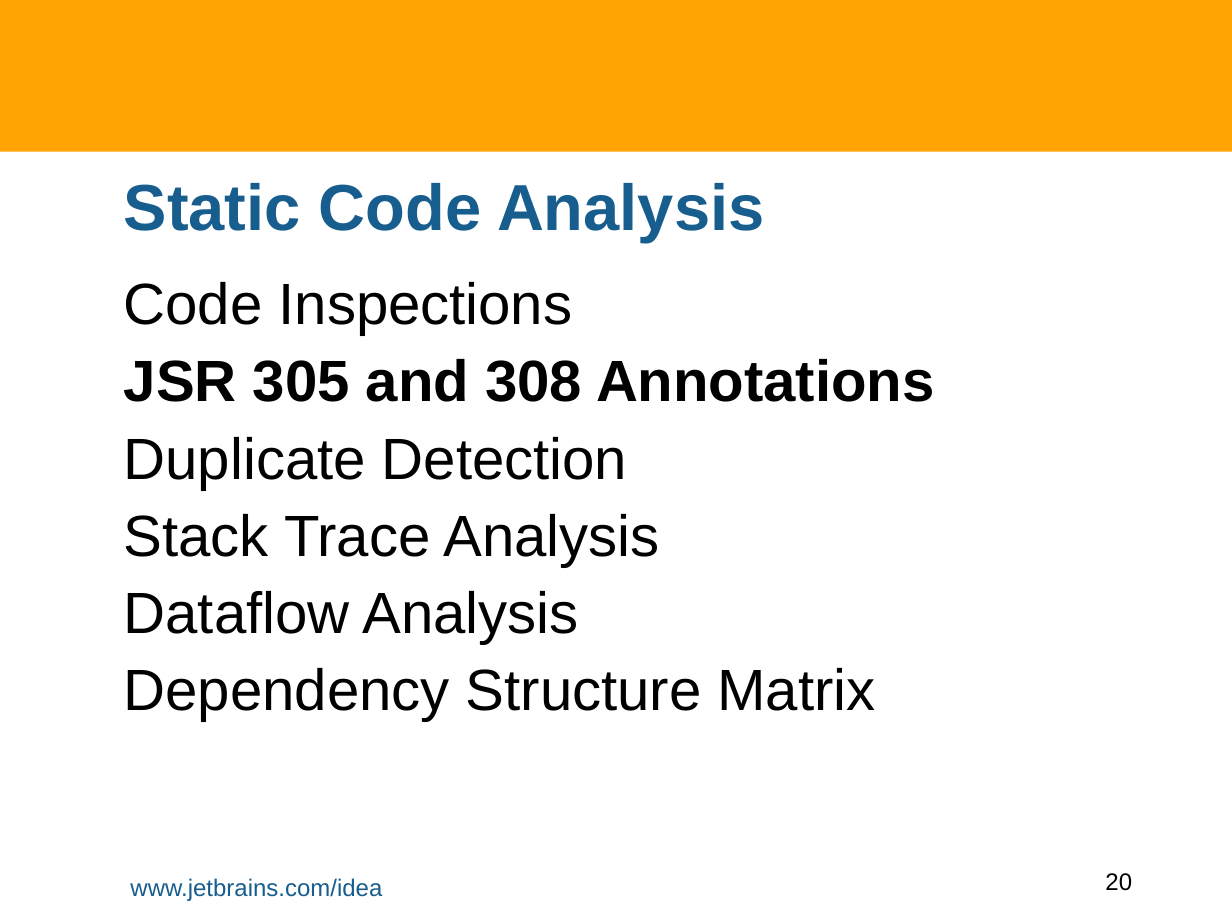
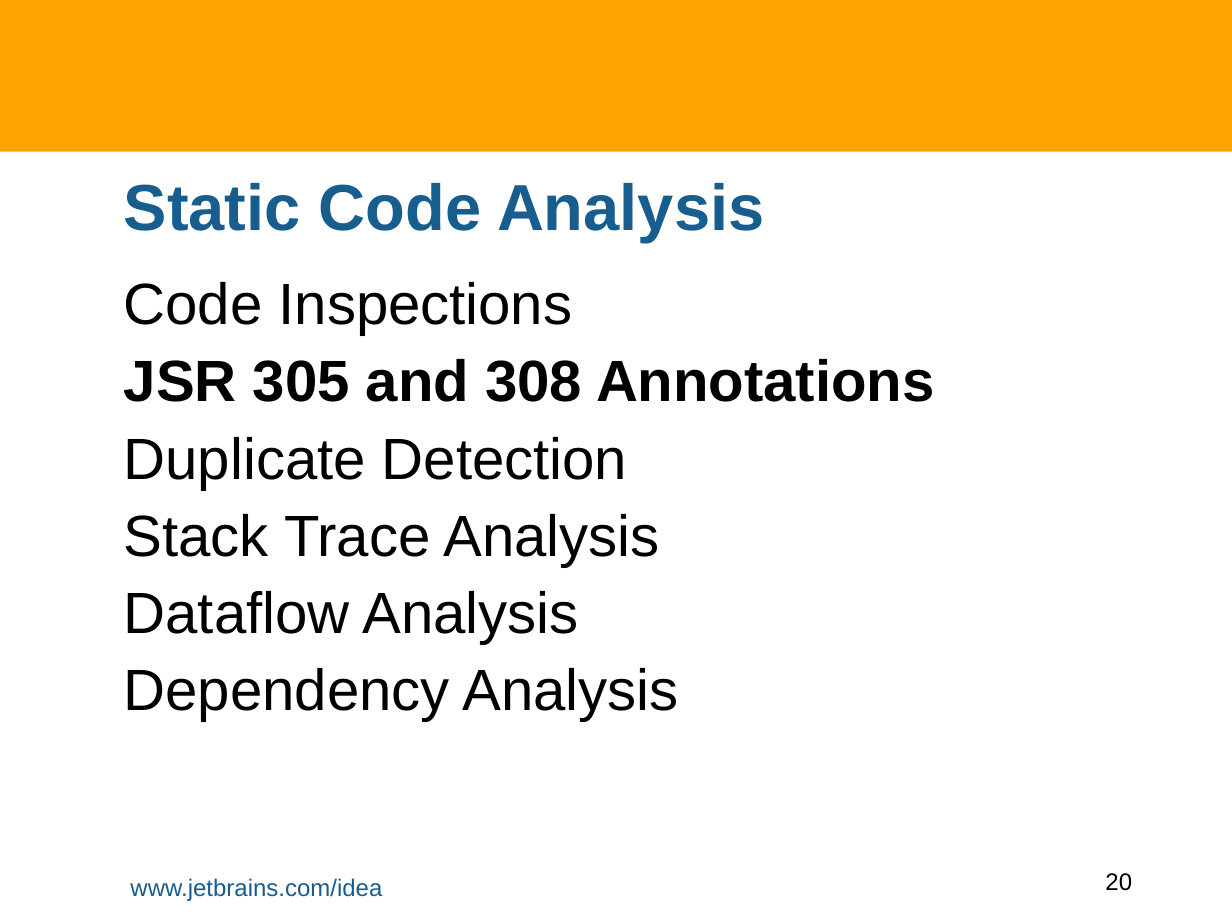
Before and after one commit to HamletDRC/presentations, a slide deck: slide 20 of staticanalysis/StaticAnalysisInIDEA.odp. Drawn at 1232x924 pixels with LibreOffice and Linux fonts; fonts in the diff are those of the drawing; background and template pictures are left out. Boxes give left, top, right and bottom in pixels: in the first picture for what was removed or moved away, otherwise in the second. Text is boxed around its words. In the diff, an @@ line names an element or a change of style, - is before the commit and + after.

Commit message:
updated static analysis demo

```diff
--- a/staticanalysis/StaticAnalysisInIDEA.odp
+++ b/staticanalysis/StaticAnalysisInIDEA.odp
@@ text at (124, 668, 679, 721): text changed @@
-Dependency Structure Matrix
+Dependency Analysis
```
Also in this commit, not shown: 6 other slides changed, 7 slides added, 1 slide removed, 2 other files.
